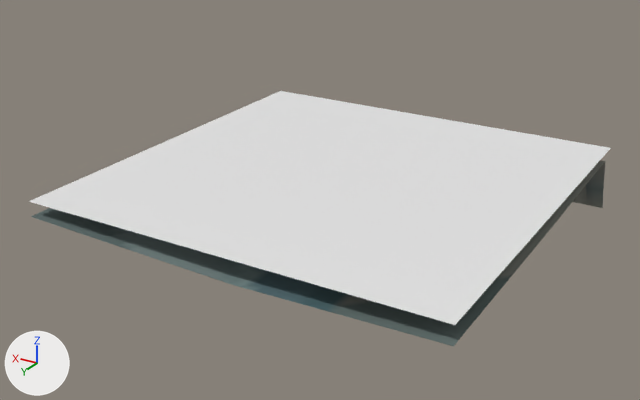
Renders of the glTF model eloria-assets/maps/continent-v2/saltsound/client/chunks/06_09/world.glb from each side of a commit.
The view is the same before and after, from a 50 mm camera at (-468.1, 315.0, 73.5) aimed at (-362.9, 139.6, -14.2). The axes (+X, +Y, +Z) are drawn at lower left. The lights are the same throughout. The older version comes first. Where no turn or scale is listed for an object, it has been applied to the vertices. Vertices at exactly the same position are counted once.

The first picture shows 'AuthoredGround_saltsoundBase_saltsound_06_09', 'Terrain_saltsound_06_09', 'Water_saltsound_06_09'.
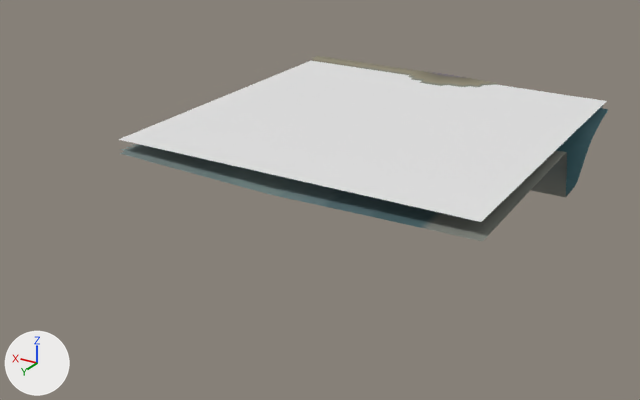
Changed parts and their boxes [x1, y1, x2, y2] in the pictures (640 x 400 px; the box of a moved part takes in the faces that stretch with it):
'Water_saltsound_06_09', mesh moved
    before: [28, 91, 610, 325]
    after: [118, 61, 606, 222]
'AuthoredGround_saltsoundBase_saltsound_06_09', reshaped
    before: [31, 161, 605, 346]
    after: [119, 56, 608, 239]
'Terrain_saltsound_06_09', reshaped (mostly hidden)
    before: [77, 163, 605, 346]
    after: [120, 110, 608, 241]
part 3 of me_authoredground_saltsoundbase_saltsound_06_09, moved or reshaped (mostly hidden afterwards)
    before: [31, 161, 605, 346]
    after: [121, 58, 608, 193]

The change in detail:
me_terrain_saltsound_06_09 is used by ob_terrain_saltsound_06_09; location (-2059.0, 6521.0, 0.0).
me_terrain_saltsound_06_09 had 2401 vertices, 4608 faces and spanned x 1635.0..1731.0, y -6417.0..-6321.0, z -16.0..-2.2.
me_terrain_saltsound_06_09 now has 2401 vertices, 4608 faces and spans x 1645.0..1741.0, y -6455.0..-6359.0, z -16.0..0.8.
me_terrain_saltsound_06_09 part 1: 2401 of 2401 vertices moved; they spanned x 1635.0..1731.0, y -6417.0..-6321.0, z -16.0..-2.2 and now span x 1645.0..1741.0, y -6455.0..-6359.0, z -16.0..0.8; mean shift (10.0, -38.0, -0.8).
me_water_saltsound_06_09 is used by ob_water_saltsound_06_09; location (-2059.0, 6521.0, 0.0).
me_water_saltsound_06_09 had 4 vertices, 2 faces and spanned x 1635.0..1731.0, y -6417.0..-6321.0, z 0.0.
me_water_saltsound_06_09 now has 4 vertices, 2 faces and spans x 1646.0..1742.0, y -6456.0..-6360.0, z 0.0.
me_water_saltsound_06_09 part 2: the whole mesh is moved by (11.0, -39.0, 0.0).
me_authoredground_saltsoundbase_saltsound_06_09 is used by ob_authoredground_saltsoundbase_saltsound_06_09; location (-2059.0, 6521.0, 0.0).
me_authoredground_saltsoundbase_saltsound_06_09 had 2401 vertices, 4608 faces and spanned x 1635.0..1731.0, y -6417.0..-6321.0, z -16.0..-2.2.
me_authoredground_saltsoundbase_saltsound_06_09 now has 2496 vertices, 4608 faces and spans x 1645.0..1743.0, y -6457.0..-6359.0, z -16.0..0.9.
me_authoredground_saltsoundbase_saltsound_06_09 part 3: 1082 vertices removed from x 1635.0..1731.0, y -6417.0..-6321.0, z -16.0..-2.2; 1177 vertices added at x 1645.0..1743.0, y -6457.0..-6359.0, z -16.0..0.9.
